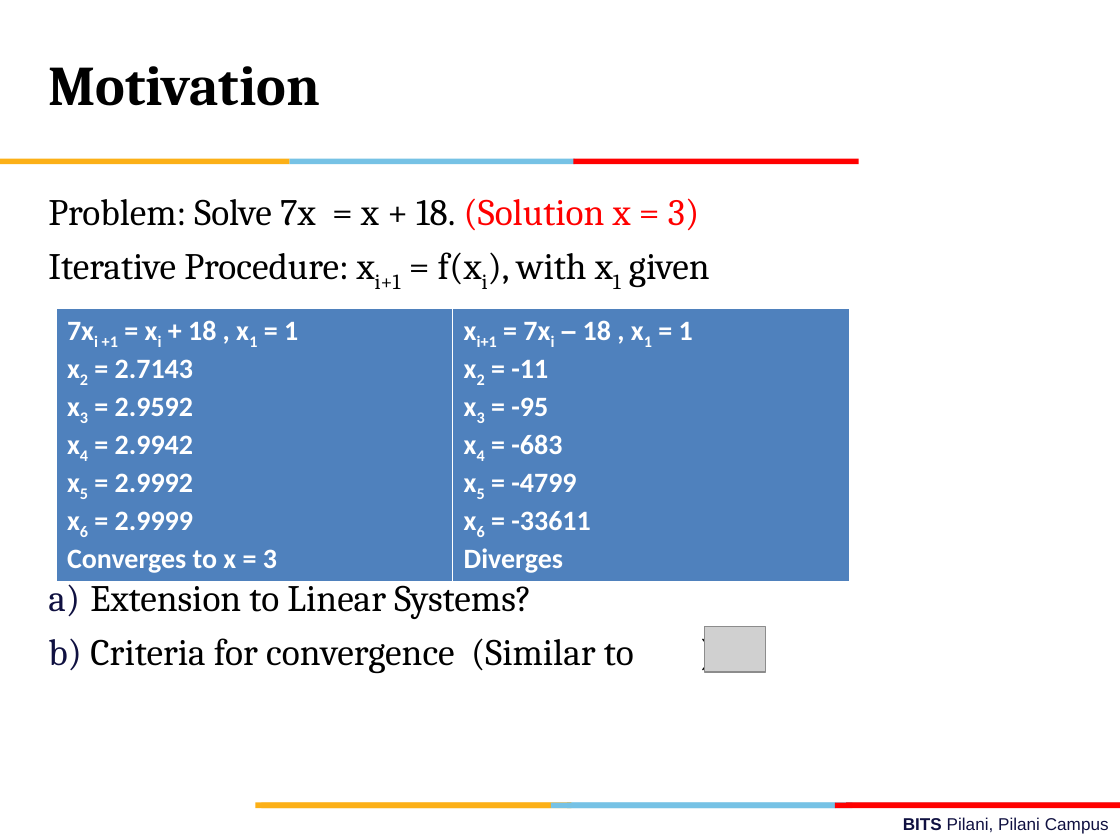
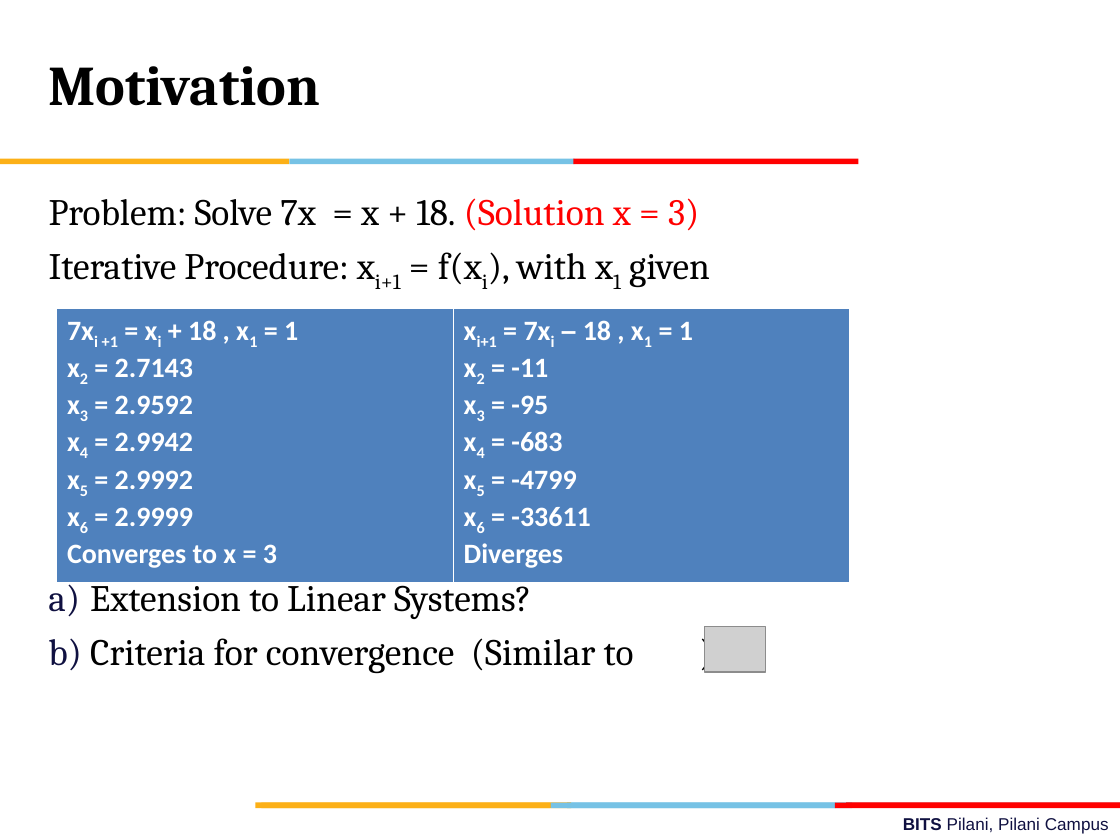
Before and after one commit to ElisonSherton/MTech_DSE, a slide deck: slide 9 of Sem1/MFDS/lecture_slides/Lecture 2 with explanations.ppt. Drawn at 1120x840 pixels with LibreOffice and Linux fonts; fonts in the diff are those of the drawing; grey boxes stand for pictures; background and template pictures are left out. Boxes give left, top, right and bottom in pixels: in the first picture for what was removed or moved away, otherwise in the second. Text is boxed around its words. In the diff, an @@ line names an element or a change of style, - is before the commit and + after.

```diff
--- a/Sem1/MFDS/lecture_slides/Lecture 2 with explanations.ppt
+++ b/Sem1/MFDS/lecture_slides/Lecture 2 with explanations.ppt
@@ text "Problem: Solve 7x = x ..." at (49,198,710,674): indent changed @@
@@ table at (56,308,849,582) @@
@@ line spacing 1 to 0.98 @@
@@ borders changed @@
```
Also in this commit, not shown: 5 other slides changed, 6 other files.
